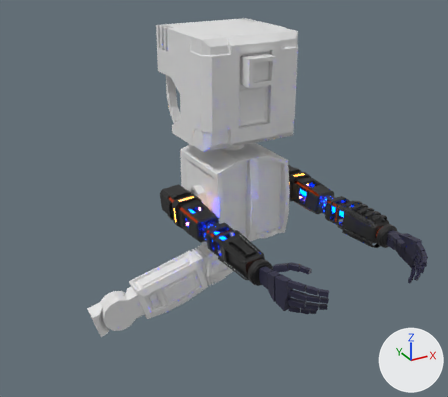
Before and after pictures for a commit that changed the Blender file Assets/Blender/robot.blend.
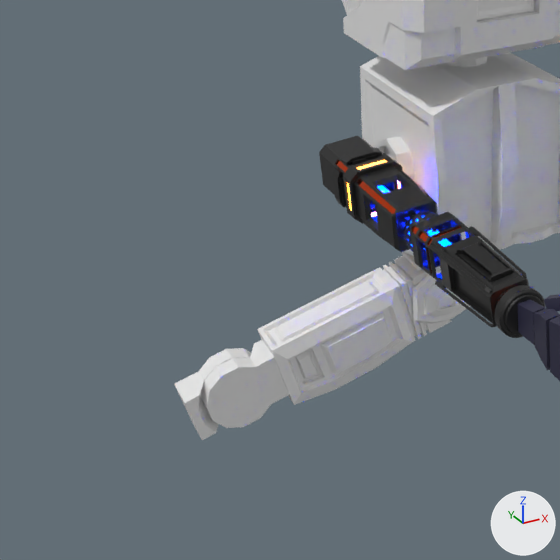
Each version is shown whole from a 50 mm camera at (-1.443, -2.595, 0.685) aimed at (-0.258, -0.441, -0.392), then close up on the part from 0% to 63% of the width and 29% to 100% of the height. Lighting does not change. The marker at lower right points along +X, +Y and +Z.

Names of what the first close-up shows: 'Body Connector', 'Forearms.003', 'Head', 'Left Bicep.001', 'Left Palm Base.001', 'Left Palm Middle.001', 'Left Wrist.001', 'Leg', 'Leg Connector', 'Leg.001'.
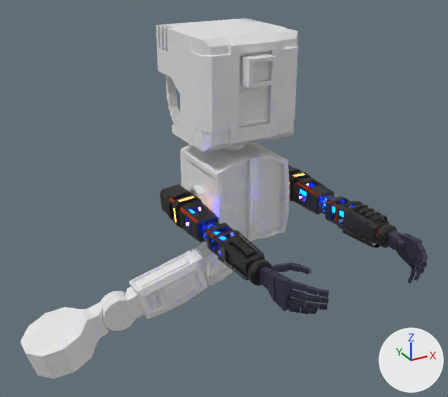
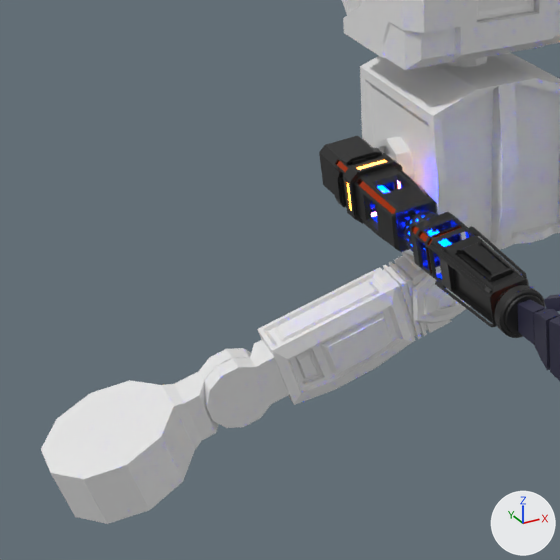
Commit message: attached cylinder to robot leg

Edits to the bpy script that builds the scene:
```text
Change me_cube_007:
    used by ob_leg_001; parent = ob_leg_connector; location = (-0.0973, 0.481, -1.074); rotation_euler = (1576.0, 3.142, 0.0), in degrees (298, 180, 0); scale = (1.42, 1.42, 1.42)
    remove me_cube_007.from_pydata(...)  # 40 vertices, 30 faces; spans x -0.0332..0.0326, y -0.0598..0.0598, z -0.0598..0.0901
    add me_cube_007.from_pydata(...)  # 48 vertices, 34 faces; spans x -0.1127..0.1207, y -0.0598..0.0598, z -0.0598..0.3316
    me_cube_007 part 1
    8 vertices are removed from x -0.0332..0.0326, y -0.0185..0.0185, z 0.0598..0.0749
    15 faces are deleted
    4 vertices move from x -0.0332..0.0326, y -0.0185..0.0185, z 0.0901 to x -0.036..0.0367, y -0.0533..0.0527, z 0.1081..0.1105
    16 vertices are added at x -0.1127..0.1207, y -0.0542..0.0533, z 0.1484..0.3316
    19 new faces join them
```

Changed parts and their boxes (x1, y1, x2, y2) in the close-ups (560 x 560 px; the box of a moved part takes in the faces that stretch with it):
'Leg.001', reshaped: before (174, 348, 251, 440); after (41, 348, 251, 524)
part 1 of me_cube_007, moved or reshaped: before (181, 380, 217, 440); after (41, 380, 217, 524)
